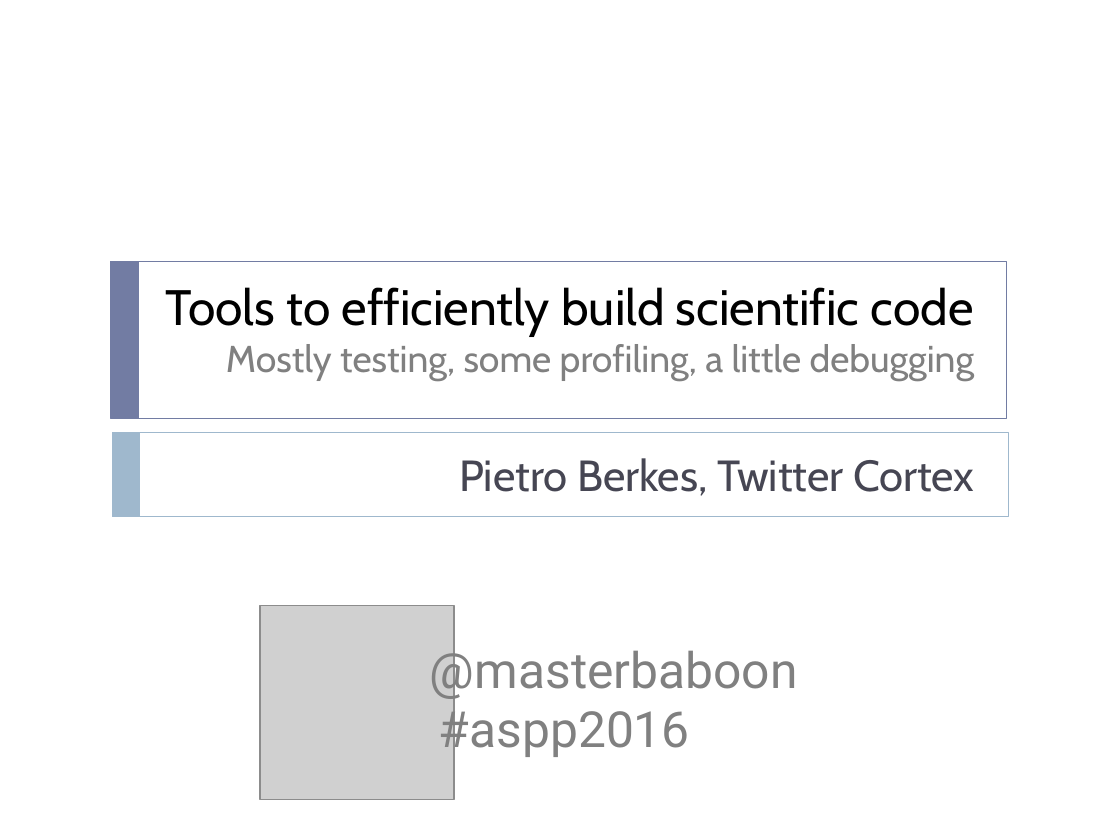
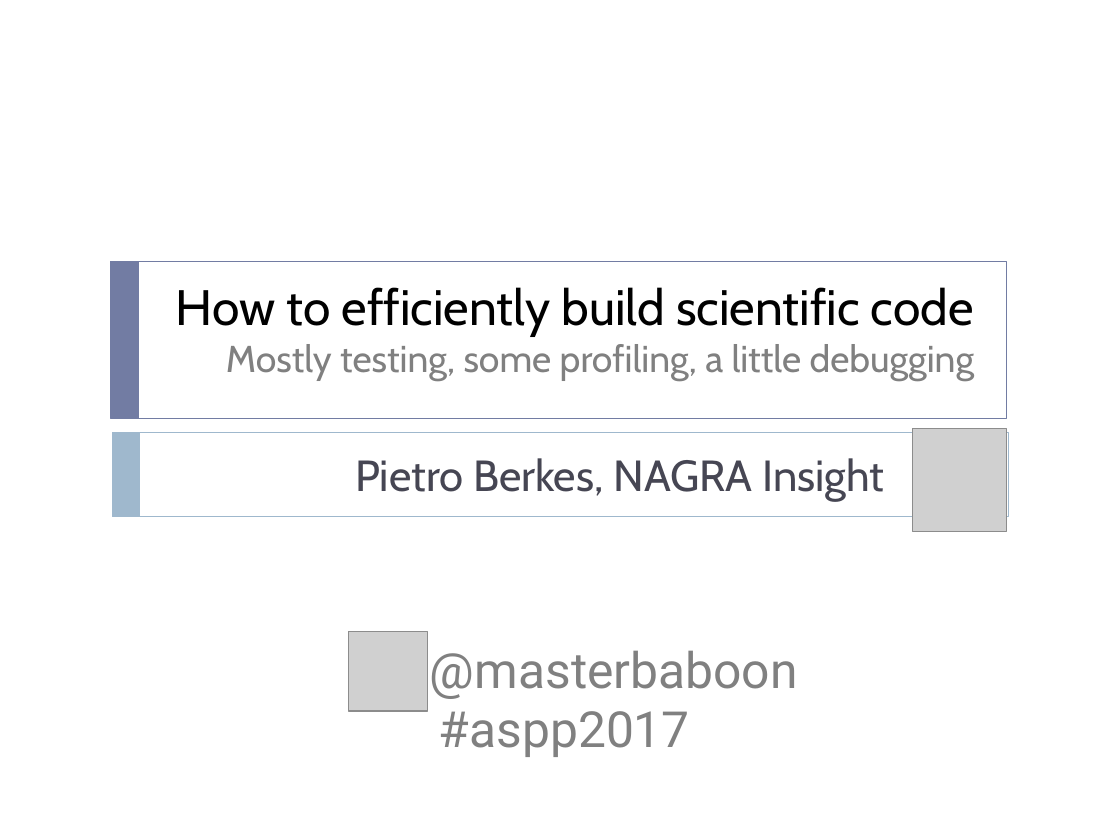
Before and after one commit to ASPP/testing_debugging_profiling, a slide deck: slide 1 of testing-debugging-profiling.pptx. Drawn at 1120x840 pixels with LibreOffice and Linux fonts; fonts in the diff are those of the drawing; grey boxes stand for pictures. Boxes give left, top, right and bottom in pixels: in the first picture for what was removed or moved away, otherwise in the second. Text is boxed around its words. In the diff, an @@ line names an element or a change of style, - is before the commit and + after.

```diff
--- a/testing-debugging-profiling.pptx
+++ b/testing-debugging-profiling.pptx
@@ title at bbox=[176, 287, 975, 381]: text changed @@
-Tools to efficiently build scientific code
-Mostly testing, some profiling, a little debugging
+How to efficiently build scientific code
+Mostly testing, some profiling, a little debugging
@@ picture added at bbox=[913, 429, 1007, 532] @@
@@ subtitle at bbox=[355, 458, 884, 501]: text changed @@
-Pietro Berkes, Twitter Cortex
+Pietro Berkes, NAGRA Insight
@@ picture: place and size @@
-picture at bbox=[260, 605, 454, 799]
+picture at bbox=[348, 632, 428, 711]
@@ text at bbox=[439, 711, 690, 757]: text changed @@
-#aspp2016
+#aspp2017
```
Also in this commit, not shown: 10 other slides changed, 5 slides added.
